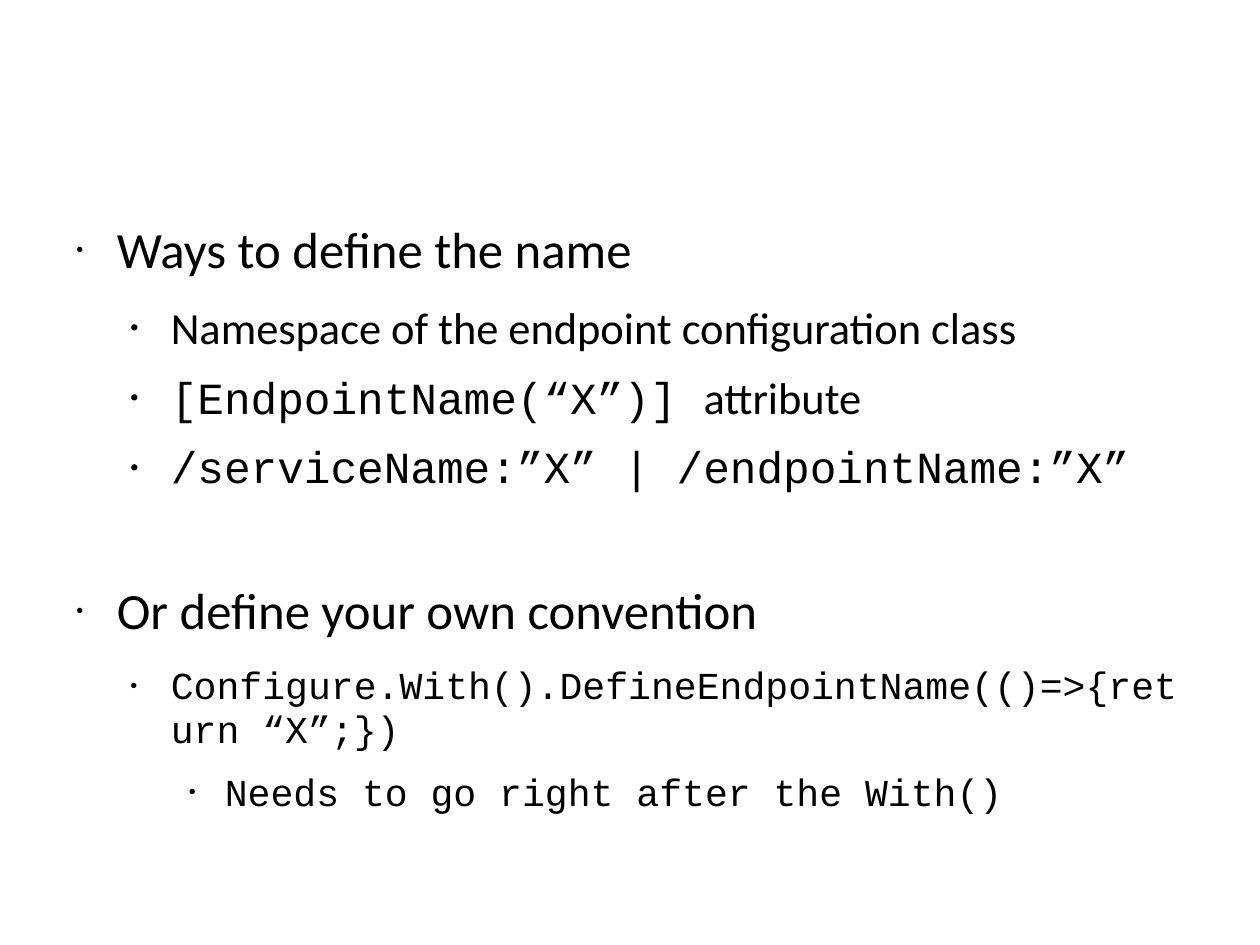
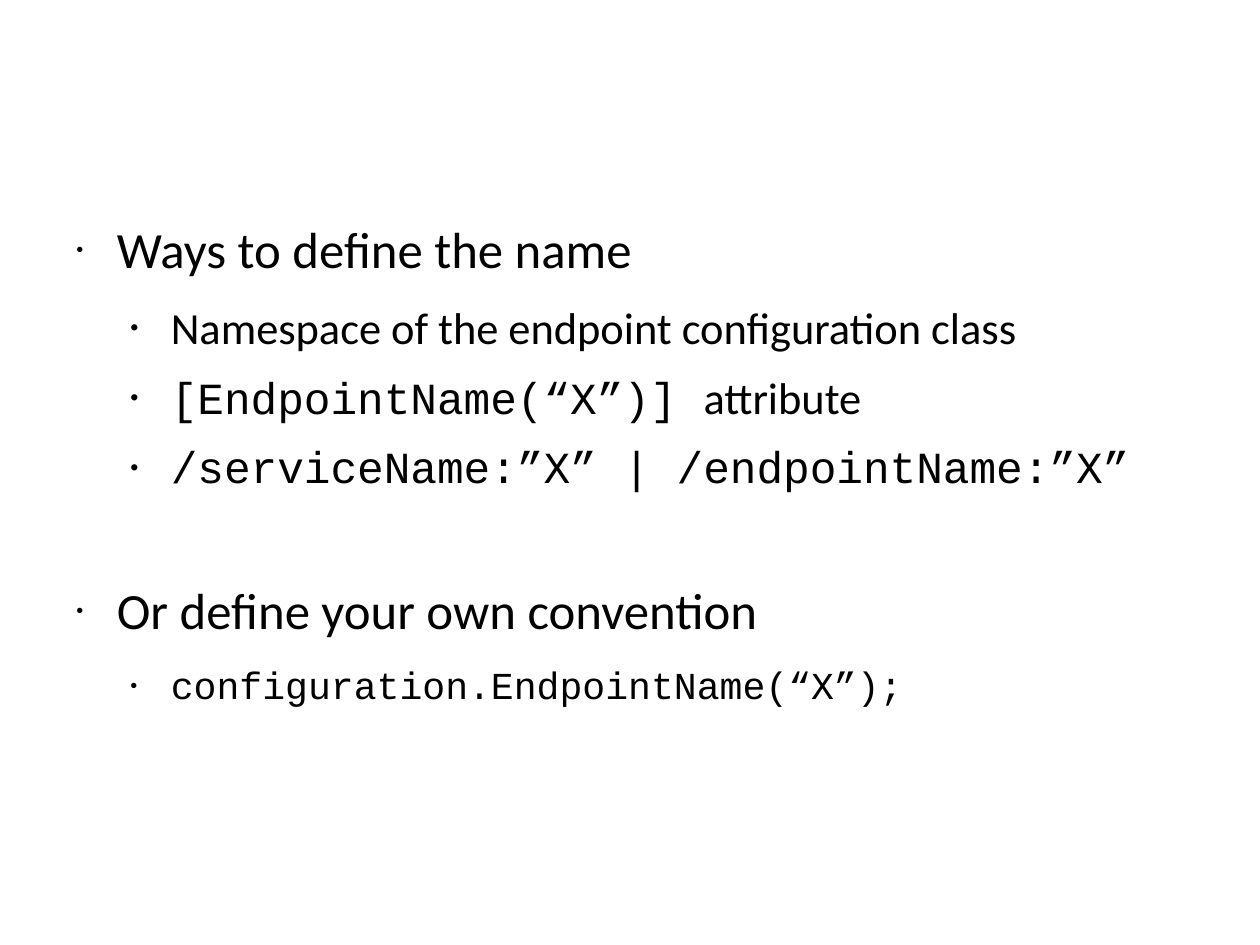
Before and after one commit to Particular/Course.Slides, a slide deck: slide 56 of EnterpriseDevelopmentWithNServiceBus.pptx. Drawn at 1260x945 pixels with LibreOffice and Linux fonts; fonts in the diff are those of the drawing; background and template pictures are left out. Boxes give left, top, right and bottom in pixels: in the first picture for what was removed or moved away, otherwise in the second. Text is boxed around its words. In the diff, an @@ line names an element or a change of style, - is before the commit and + after.

```diff
--- a/EnterpriseDevelopmentWithNServiceBus.pptx
+++ b/EnterpriseDevelopmentWithNServiceBus.pptx
@@ text at (x1=171, y1=672, x2=903, y2=707): text changed @@
-  • Configure.With().DefineEndpointName(()=>{return “X”;})
-    • Needs to go right after the With()
+  • configuration.EndpointName(“X”);
```
Also in this commit, not shown: 5 other slides changed, 3 slides added, 1 other file.
